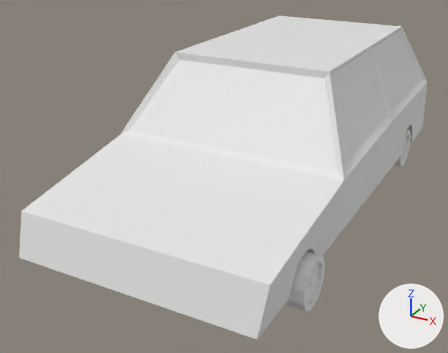
The FBX model Assets/Entities/Car/Car FBX.fbx, before and after one commit.
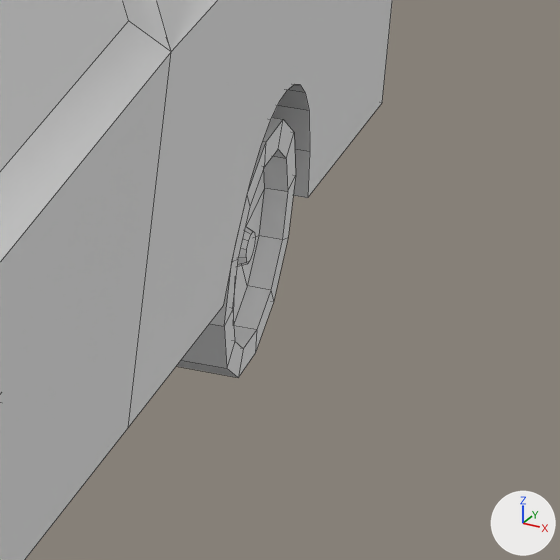
The first picture shows the older version from a 50 mm camera at (2.18, -4.91, 2.46) aimed at (-0.21, -0.57, 0.29). The close-ups show both versions on the part from 82% to 100% of the width and 32% to 55% of the height of that picture; other places that the commit changed are outside them. The lights are fixed; the arrows at lower right show +X, +Y and +Z. The close-ups show mesh edges as thin lines. Where no turn or scale is listed for an object, it has been applied to the vertices. Vertices at the same position are counted once.

The first close-up shows 'BackLeftTire', 'Car'.
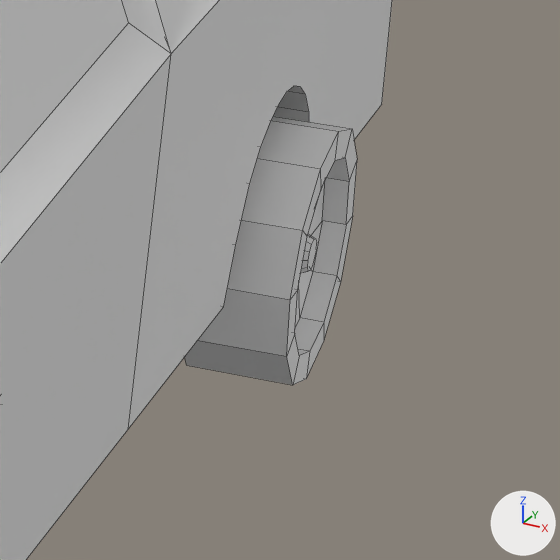
The newer file is also turned or shifted as a whole; pictures and numbers use the older file's frame.

Diff of the bpy script that builds the scene:
```diff
--- a/Assets/Entities/Car/Car FBX.fbx.py
+++ b/Assets/Entities/Car/Car FBX.fbx.py
@@ me_cylinder_002 @@
 me_cylinder_002.from_pydata(...)  # 72 vertices, 62 faces; spans x -0.113..0.038, y -0.184..0.184, z -0.184..0.184
 # used by ob_backlefttire; location = (0.919, 1.121, 0.196)
+# me_cylinder_002 part 1: the whole mesh is turned 163.1 degrees about the x axis through its middle, then moved by (0.087, 0.0, 0.005)
```

Pixel boxes [x1, y1, x2, y2] of what changed, in the close-ups (560 x 560 px):
'BackLeftTire', mesh turned
    before: [177, 118, 296, 378]
    after: [185, 116, 357, 385]
